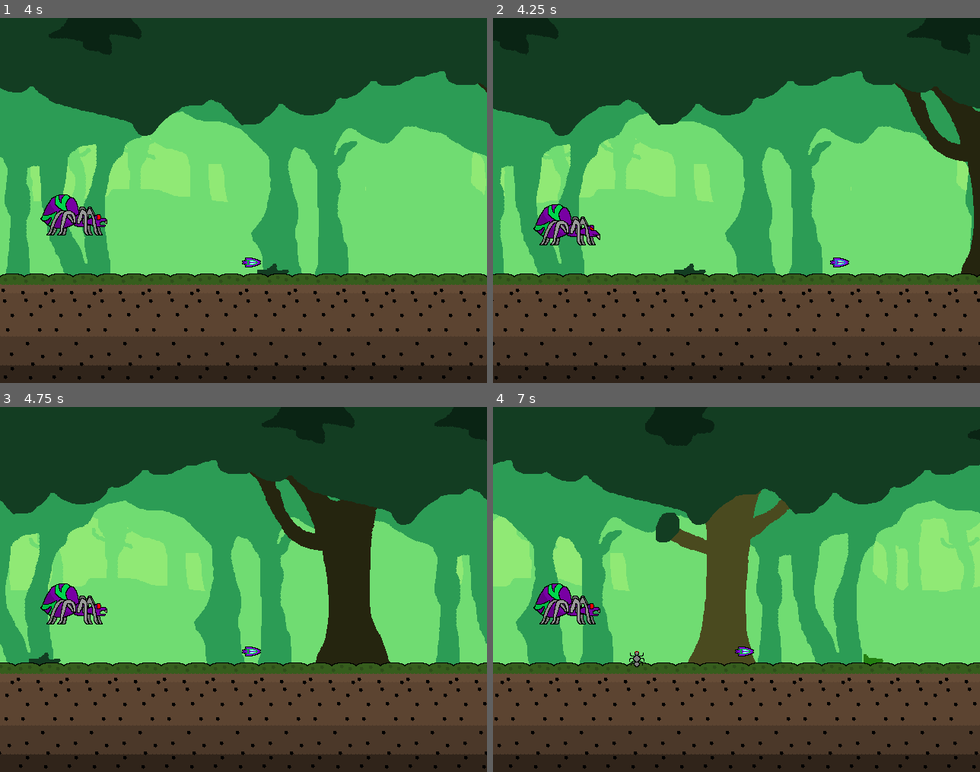
Above: before the commit, frames 1-4 (two rows, left to right).
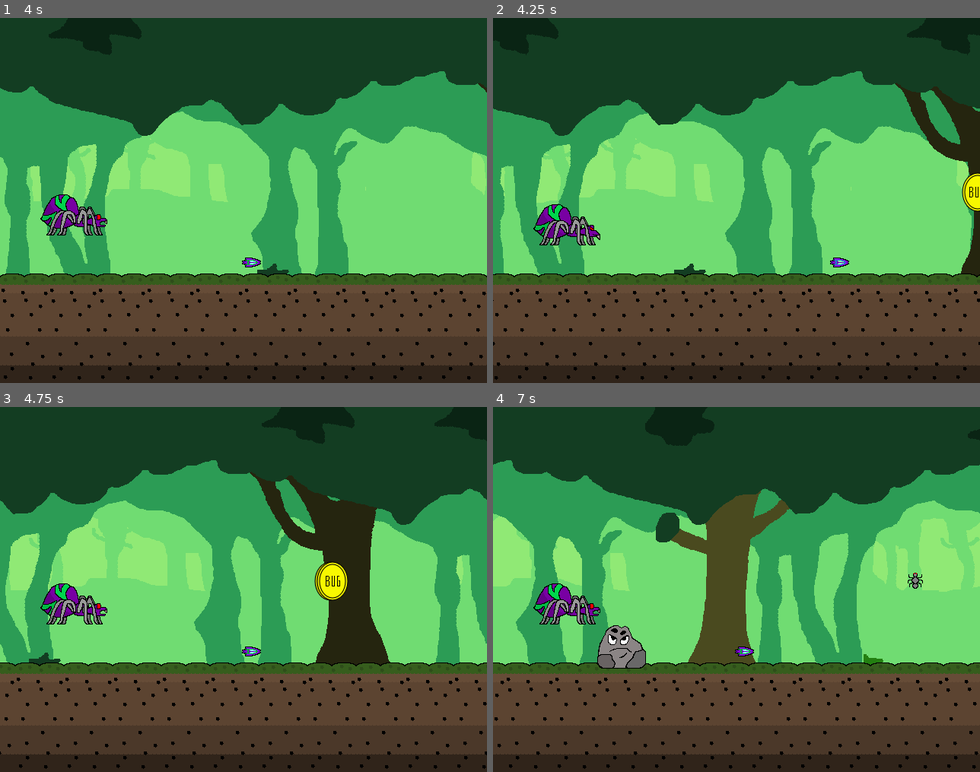
Above: after the commit, the same moments.

Repository: Gravedigger7789/spider-scramble
Game: Godot game, scene res://src/Level/Sandbox1.tscn
Two runs of this game, one before a commit and one after it. Both use one fixed random seed, a clock stepped at 60 frames per second and the inputs below. This scene is started directly instead of the project's main scene.
Inputs:
- Up to frame 1 (4 s): tap Z (attack) every 0.75 s from 0.6 to 3.6 s; tap Up (jump) at 0.77, 1.52, 3.02, 3.77 s
- Up to frame 2 (4.25 s): no input
- Up to frame 3 (4.75 s): tap Z (attack) at 4.35 s; tap Up (jump) at 4.52 s
- Up to frame 4 (7 s): tap Z (attack) at 5.1, 5.85, 6.6 s; tap Up (jump) at 6.02, 6.77 s

Frame 1 is identical in both runs. In frame 2, 0.3% of the frame differs, in the area x 96-100%, y 42-53%; in frame 3, 0.6%; in frame 4, 1.0%, in the area x 21-89%, y 45-72%.

Commit message:
Changing spawns a bit

Diff:
--- a/src/Level/Sandbox1.tscn
+++ b/src/Level/Sandbox1.tscn
@@ -17,4 +17,8 @@
 
 [node name="ObstacleSpawner" parent="." instance=ExtResource( 3 )]
 position = Vector2( 768, 320 )
-obstacles = [ ExtResource( 7 ), ExtResource( 6 ), ExtResource( 8 ), ExtResource( 5 ) ]
+obstacles = [ ExtResource( 7 ), ExtResource( 5 ) ]
+
+[node name="PickupSpawner" parent="." instance=ExtResource( 3 )]
+position = Vector2( 768, 229.081 )
+obstacles = [ ExtResource( 6 ), ExtResource( 8 ) ]
